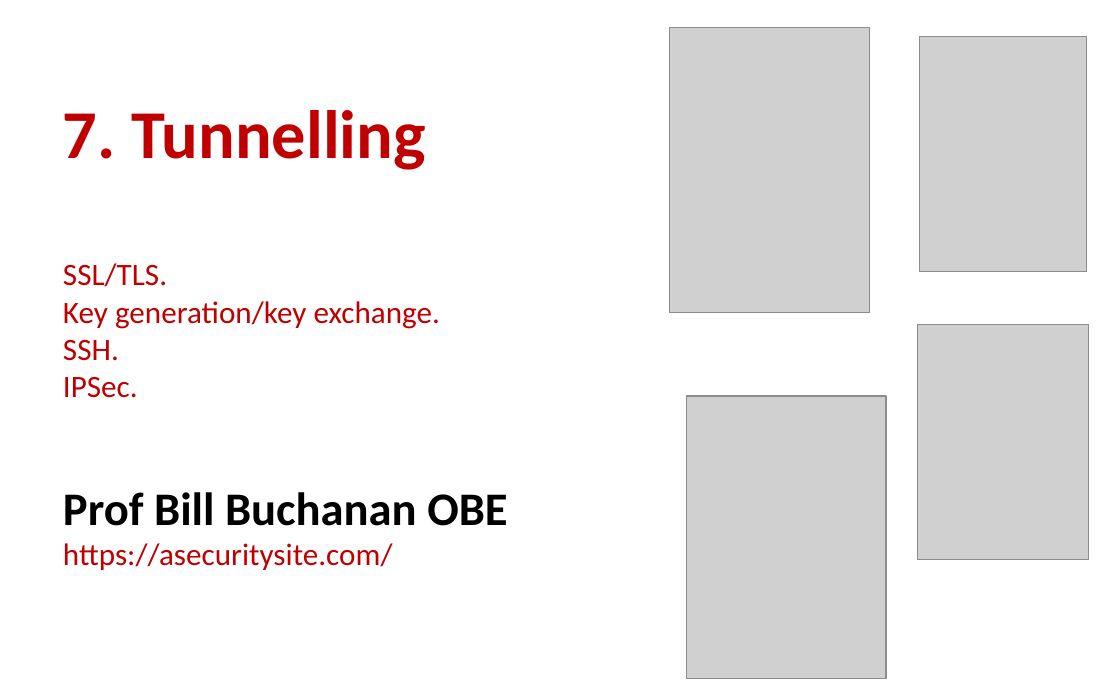
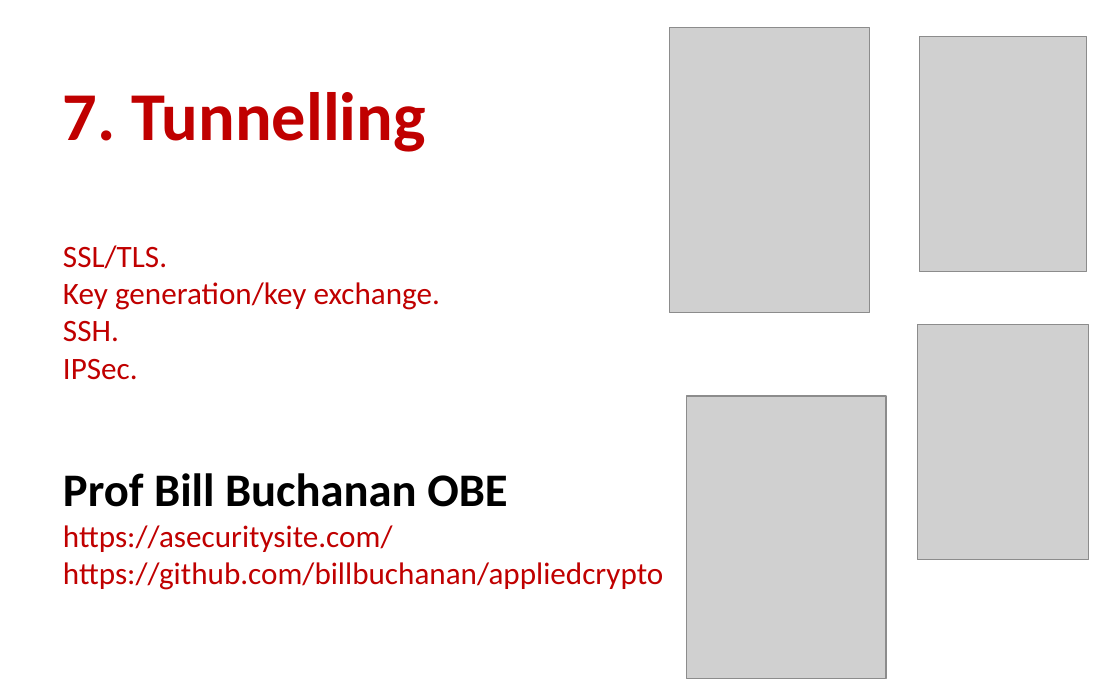
Before and after one commit to billbuchanan/appliedcrypto, a slide deck: slide 13 of unit00_introduction/unit01_introduction.pptx (slide 14 before the commit). Drawn at 1120x700 pixels with LibreOffice and Linux fonts; fonts in the diff are those of the drawing; grey boxes stand for pictures. Boxes give left, top, right and bottom in pixels: in the first picture for what was removed or moved away, otherwise in the second. Text is boxed around its words. In the diff, an @@ line names an element or a change of style, - is before the commit and + after.

```diff
--- a/unit00_introduction/unit01_introduction.pptx
+++ b/unit00_introduction/unit01_introduction.pptx
@@ title at (63, 473, 663, 590): text changed @@
-Prof Bill Buchanan OBE
-https://asecuritysite.com/
+Prof Bill Buchanan OBE
+https://asecuritysite.com/
+https://github.com/billbuchanan/appliedcrypto
```
Also in this commit, not shown: 12 other slides changed, 1 slide added, 1 slide removed, 5 other files.
